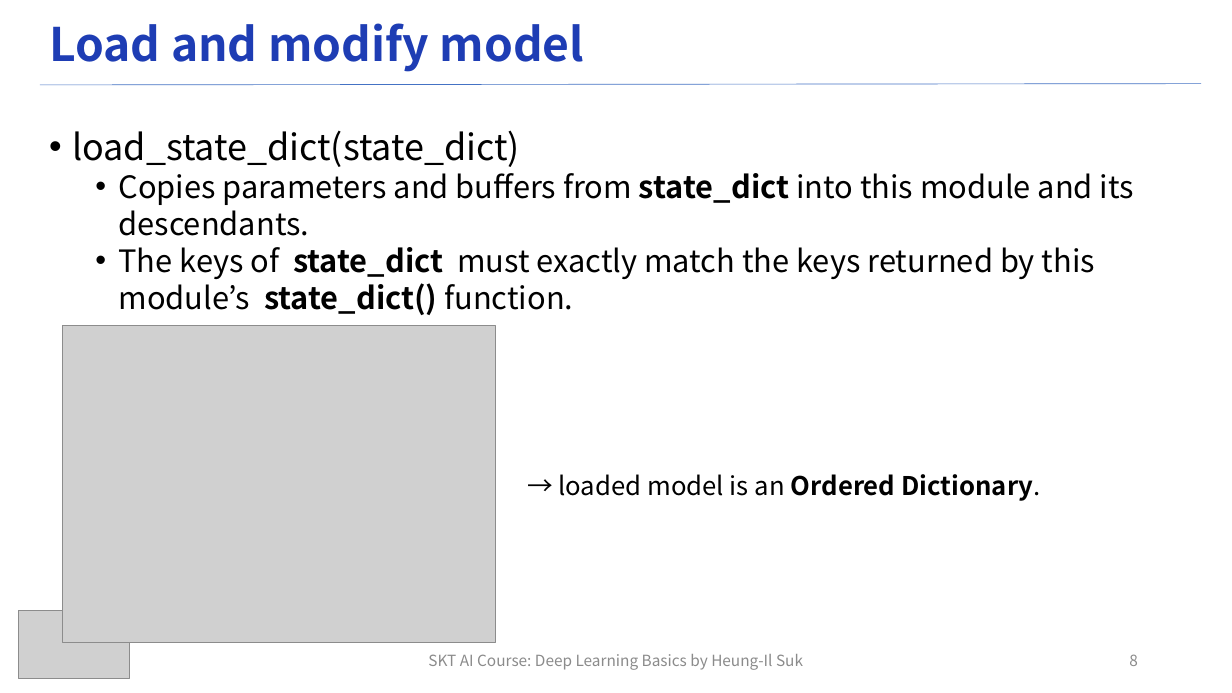
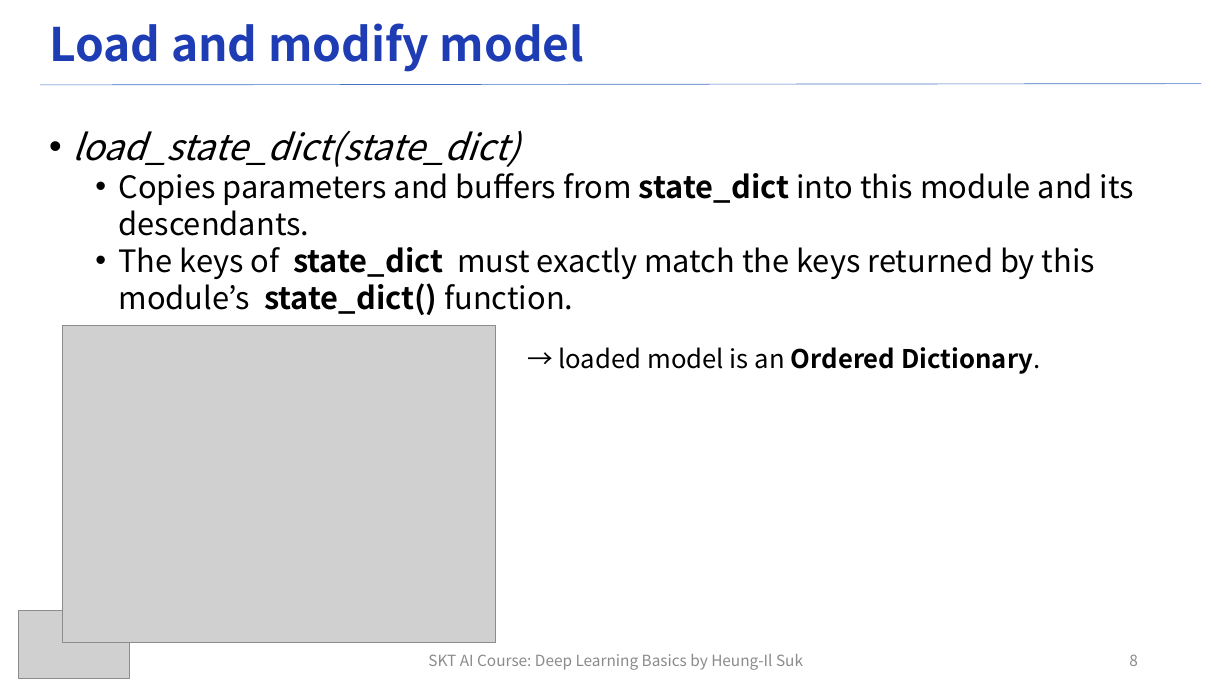
Before and after one commit to ku-milab/DeepLearningTutorial, a slide deck: slide 8 of lecture_slides/Practice/Practice#4_SKT_Deep_Learning_Lecture.pptx. Drawn at 1232x693 pixels with LibreOffice and Linux fonts; fonts in the diff are those of the drawing; grey boxes stand for pictures. Boxes give left, top, right and bottom in pixels: in the first picture for what was removed or moved away, otherwise in the second. Text is boxed around its words. In the diff, an @@ line names an element or a change of style, - is before the commit and + after.

```diff
--- a/lecture_slides/Practice/Practice#4_SKT_Deep_Learning_Lecture.pptx
+++ b/lecture_slides/Practice/Practice#4_SKT_Deep_Learning_Lecture.pptx
@@ text at bbox=[72, 131, 520, 167]: italic on in "load_state_dict(state_dict)" @@
@@ text "→ loaded model is an ...": place and size @@
-text "→ loaded model is an ..." at bbox=[559, 474, 1040, 501]
+text "→ loaded model is an ..." at bbox=[559, 347, 1040, 374]
```
Also in this commit, not shown: 8 other slides changed, 5 slides added, 4 other files.
